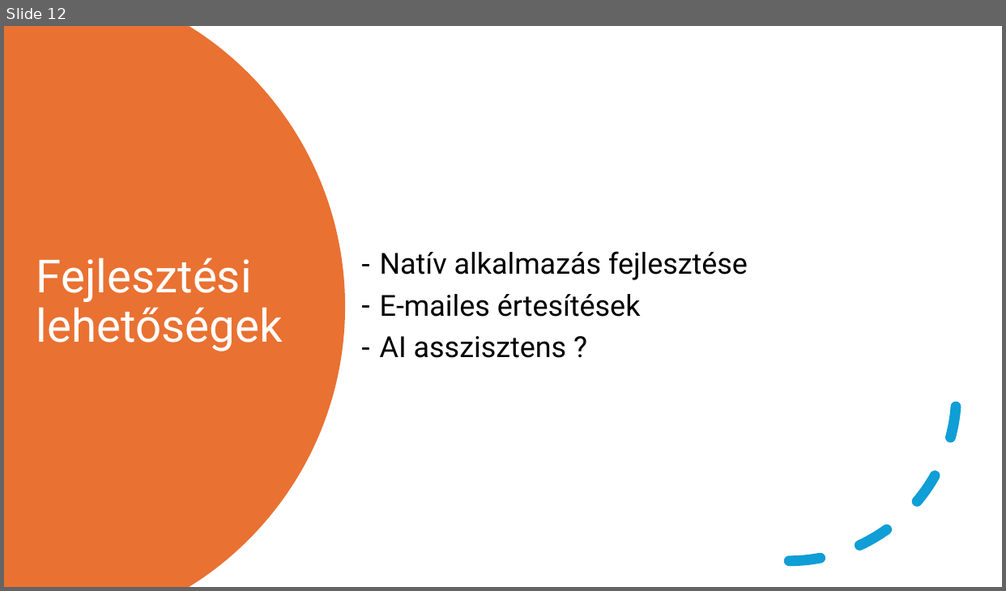
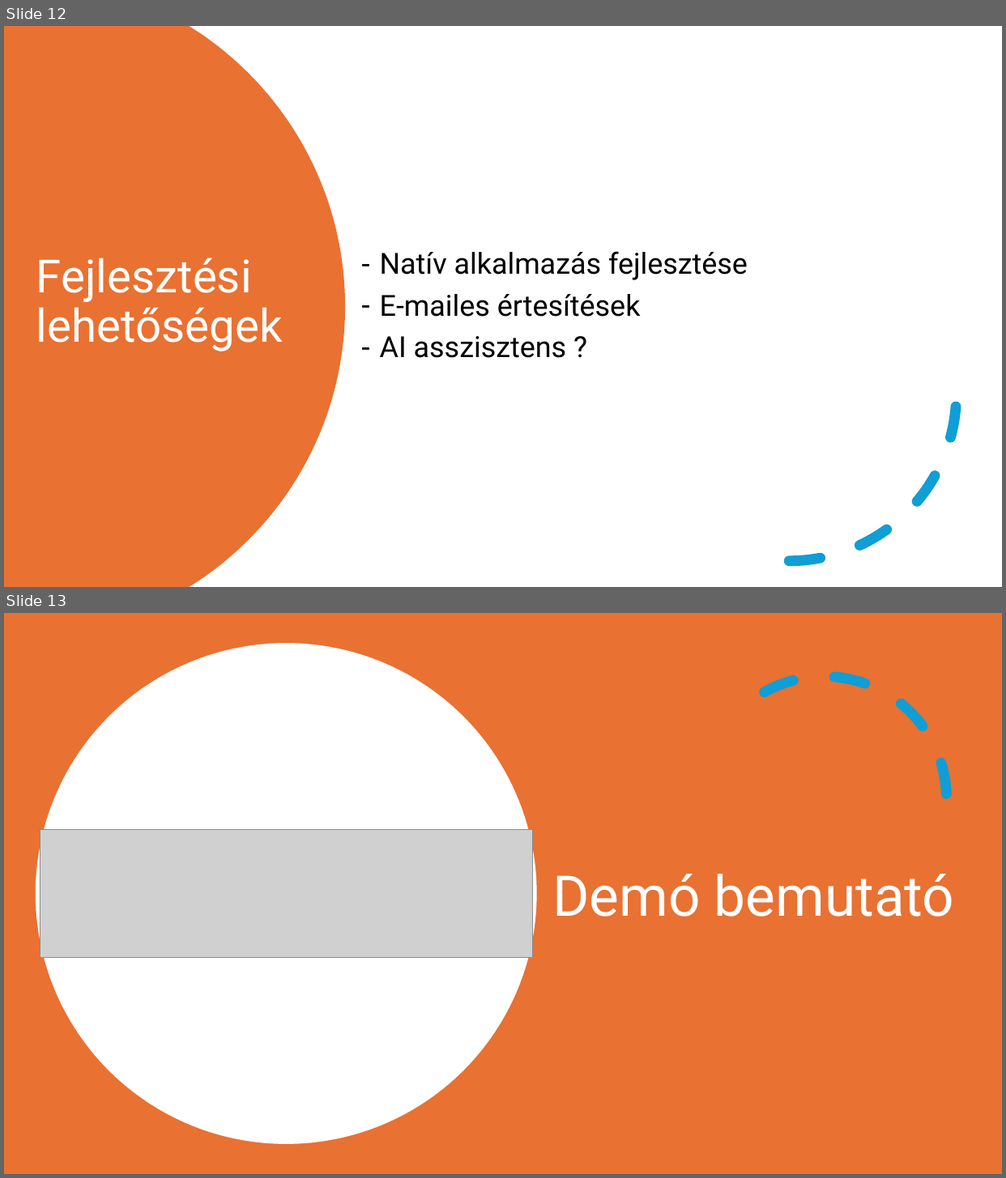
Before and after one commit to FesetoImre5/13_S1_8_vizsgaremek, a slide deck: Dokumentacio/Bemutató_FesetőImre_KapusKevinKamill.pptx. Shown one above the other, each under a label of ours: slide 12 before the commit, slides 12 and 13 after it. The pictures are 1006x591 and 1006x1178 pixels, drawn with LibreOffice and Linux fonts; fonts in the diff are those of the drawing; grey boxes stand for pictures. Boxes give left, top, right and bottom in pixels: in the first picture for what was removed or moved away, otherwise in the second. Text is boxed around its words. In the diff, an @@ line names an element or a change of style, - is before the commit and + after.

```diff
--- a/Dokumentacio/Bemutató_FesetőImre_KapusKevinKamill.pptx
+++ b/Dokumentacio/Bemutató_FesetőImre_KapusKevinKamill.pptx
@@ slide 13 added at (4,613,1002,1174), background #FFFFFF @@
@@ rectangle added at (4,613,1002,1174), fill #E97132 @@
@@ ellipse added at (36,643,537,1144), fill #FFFFFF @@
@@ arc (boxed as its full ellipse) added at (701,677,947,922), outline #0F9ED5 10 pt dashed @@
@@ picture added at (40,830,533,957) @@
@@ subtitle added at (552,874,954,917), 54 pt, text #FFFFFF @@
+Demó bemutató
```
Also in this commit, not shown: 4 slides changed, 3 other files.
